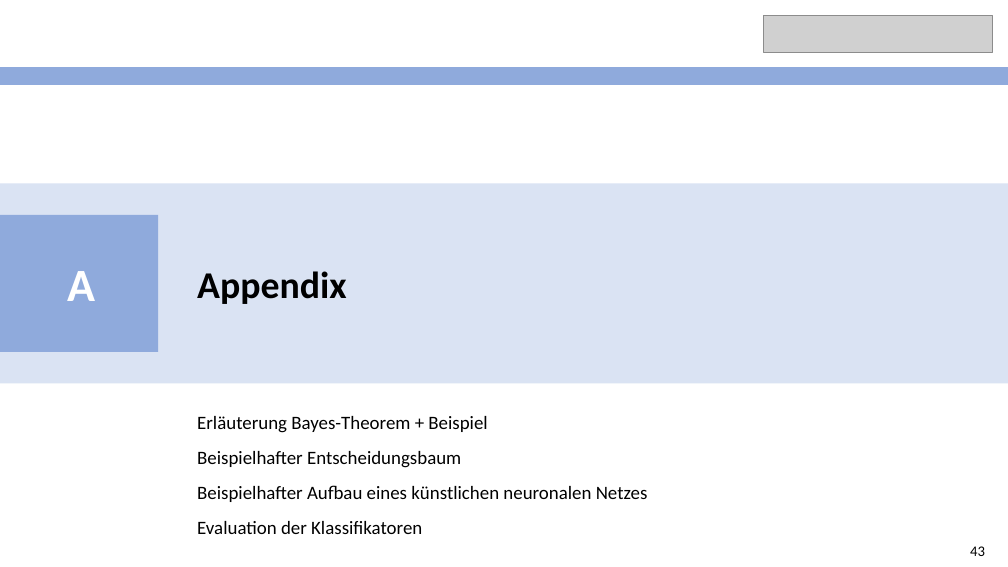
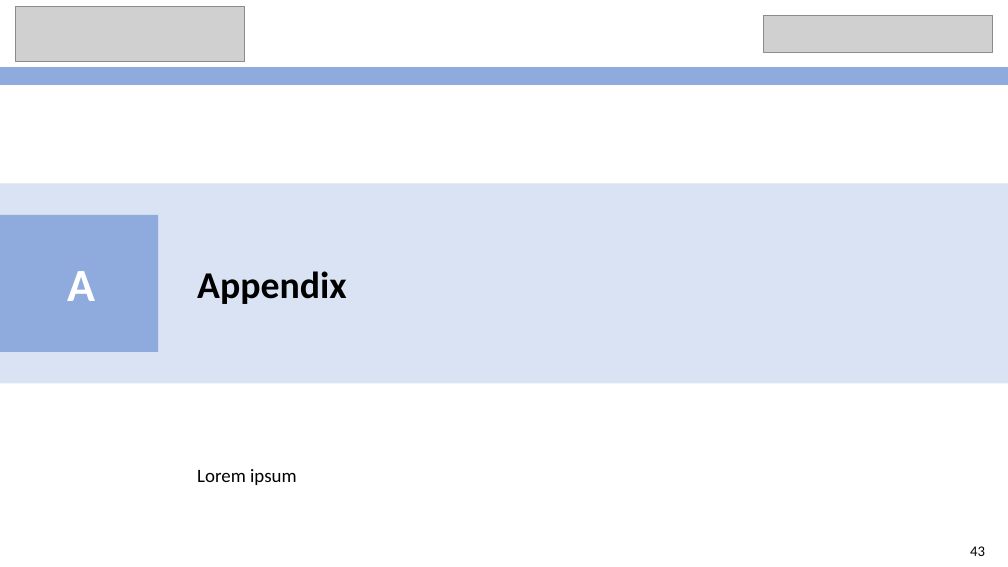
Before and after one commit to stefanstrueder/MA_Strueder, a slide deck: slide 24 of Dokumente/Abschlusspräsentation/Abschlusspräsentation.pptx (slide 12 before the commit). Drawn at 1008x567 pixels with LibreOffice and Linux fonts; fonts in the diff are those of the drawing; grey boxes stand for pictures. Boxes give left, top, right and bottom in pixels: in the first picture for what was removed or moved away, otherwise in the second. Text is boxed around its words. In the diff, an @@ line names an element or a change of style, - is before the commit and + after.

```diff
--- a/Dokumente/Abschlusspräsentation/Abschlusspräsentation.pptx
+++ b/Dokumente/Abschlusspräsentation/Abschlusspräsentation.pptx
@@ picture added at (16,6,245,60) @@
@@ text removed at (197,416,648,534) @@
-Erläuterung Bayes-Theorem + Beispiel
-Beispielhafter Entscheidungsbaum
-Beispielhafter Aufbau eines künstlichen neuronalen Netzes
-Evaluation der Klassifikatoren
@@ text added at (197,469,297,485), 18 pt, text #000000 @@
+Lorem ipsum
```
Also in this commit, not shown: 9 other slides changed, 14 slides added, 2 slides removed, 29 other files.
